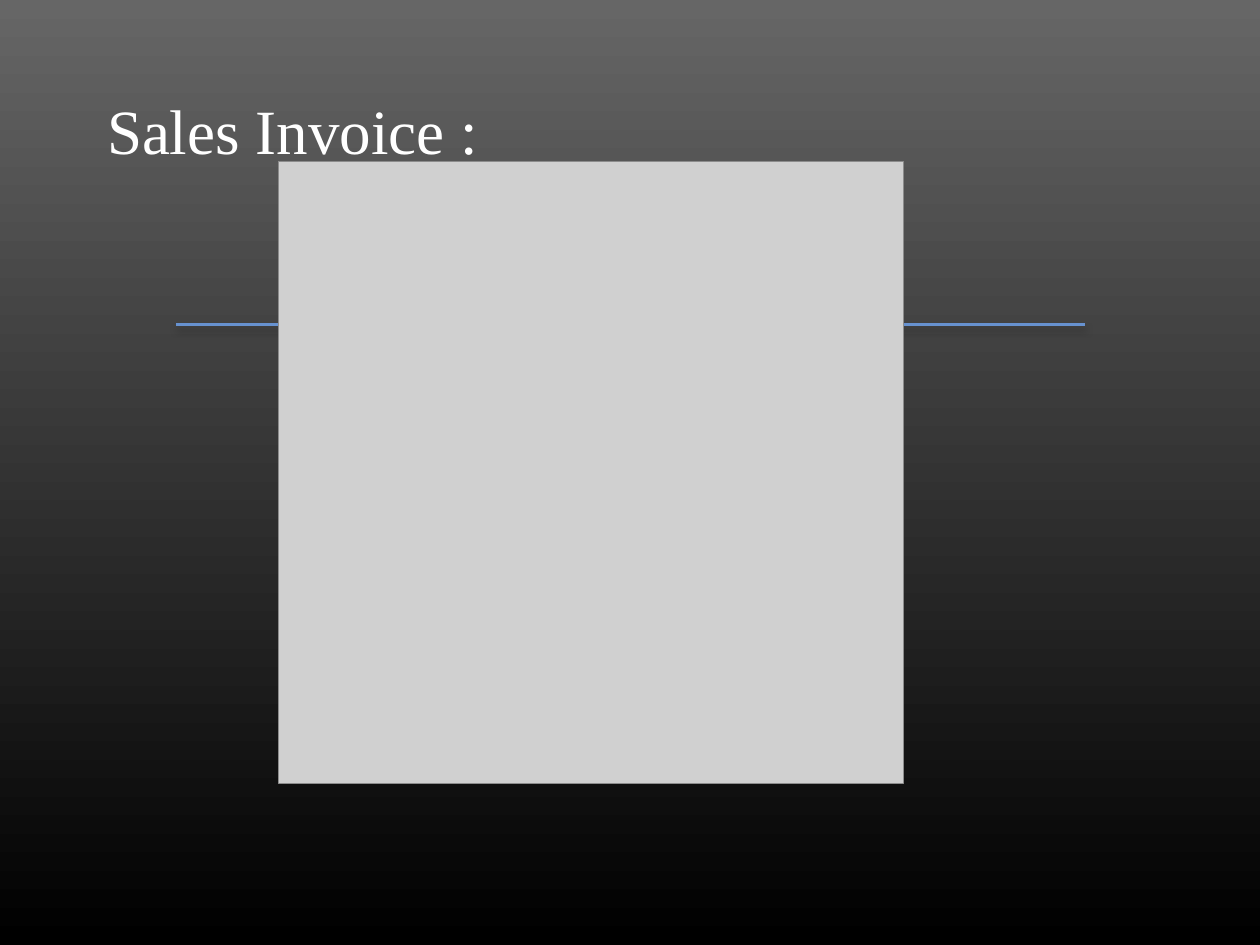
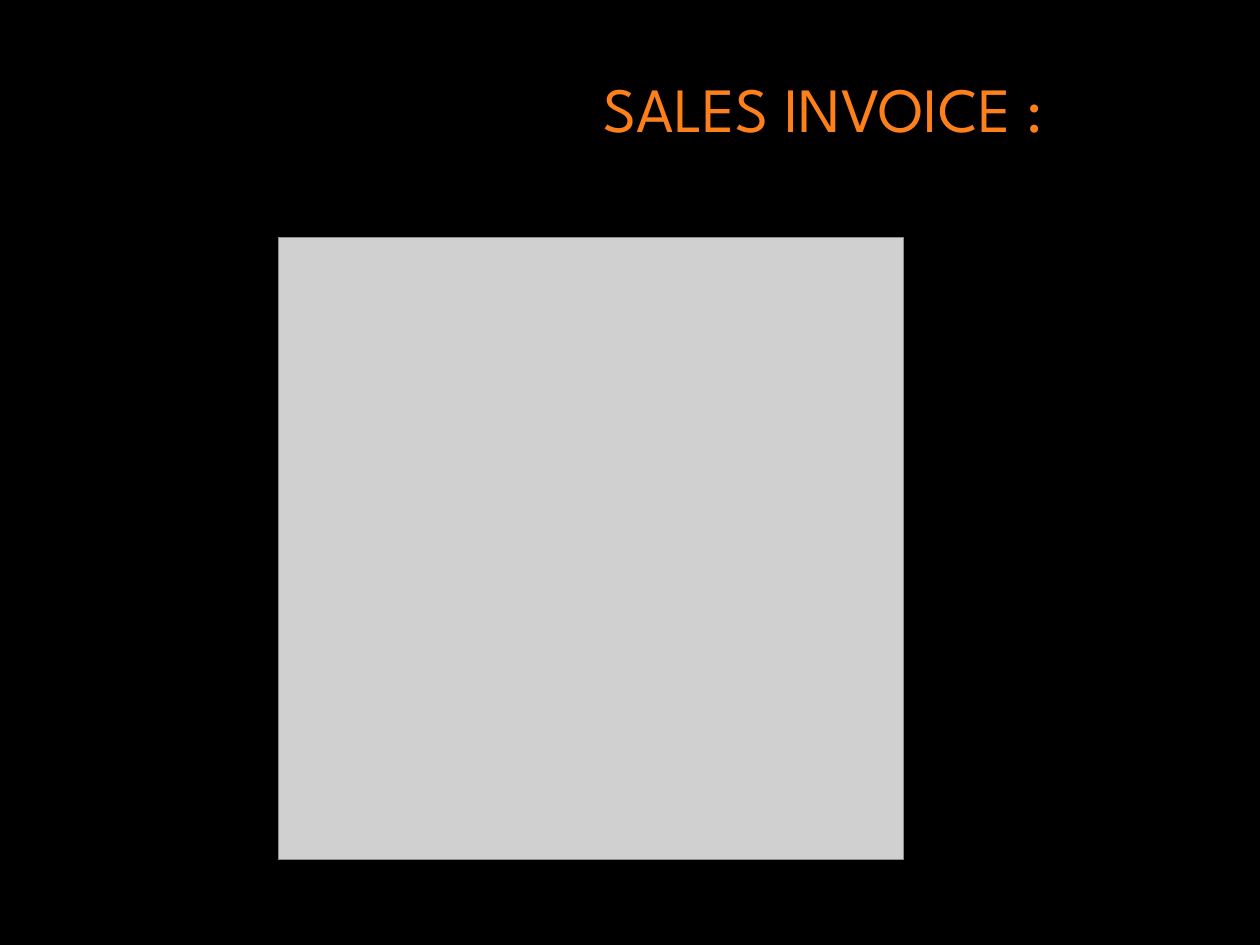
Before and after one commit to RafiaBonna/core_php, a slide deck: slide 12 of project_proposal/rafiabonna.pptx. Drawn at 1260x945 pixels with LibreOffice and Linux fonts; fonts in the diff are those of the drawing; grey boxes stand for pictures; background and template pictures are left out. Boxes give left, top, right and bottom in pixels: in the first picture for what was removed or moved away, otherwise in the second. Text is boxed around its words. In the diff, an @@ line names an element or a change of style, - is before the commit and + after.

```diff
--- a/project_proposal/rafiabonna.pptx
+++ b/project_proposal/rafiabonna.pptx
@@ background picture (left out) to #000000 @@
@@ title at [604,89,1011,133]: text changed; font Times New Roman to League Spartan; text colour #FFFFFF to #FE801A @@
-Sales Invoice :
+SALES INVOICE :
@@ picture: place and size @@
-picture at [278,161,903,784]
+picture at [278,237,903,859]
@@ line removed from (176, 325) to (1085, 325) @@
```
Also in this commit, not shown: 15 other slides changed, 2 slides added, 2 slides removed, 6 other files.
